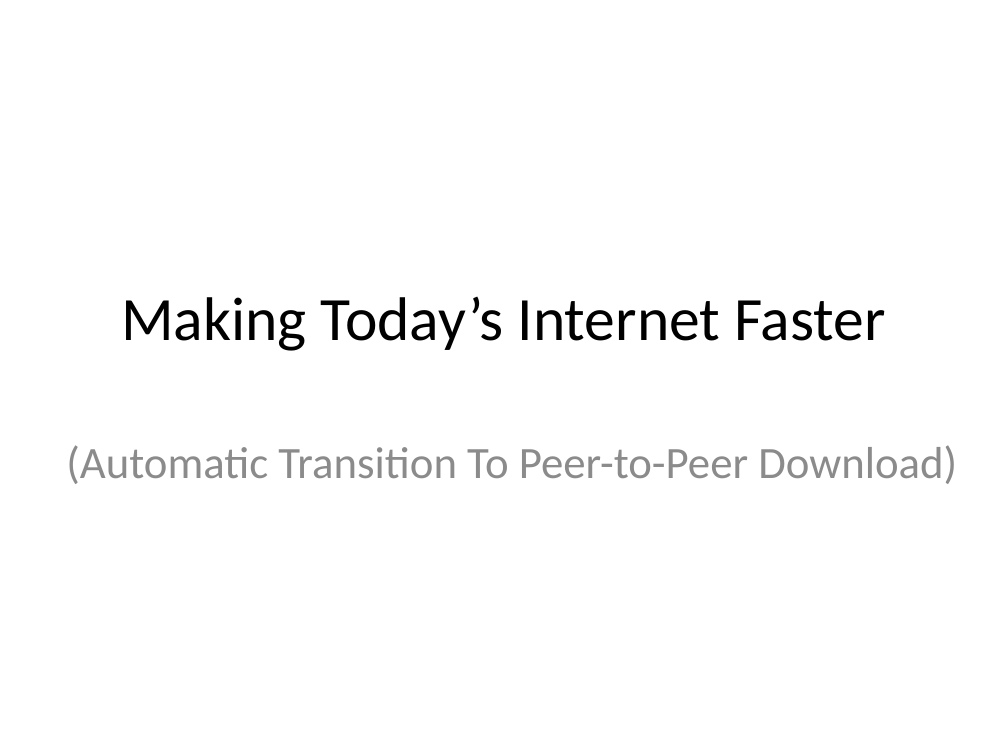
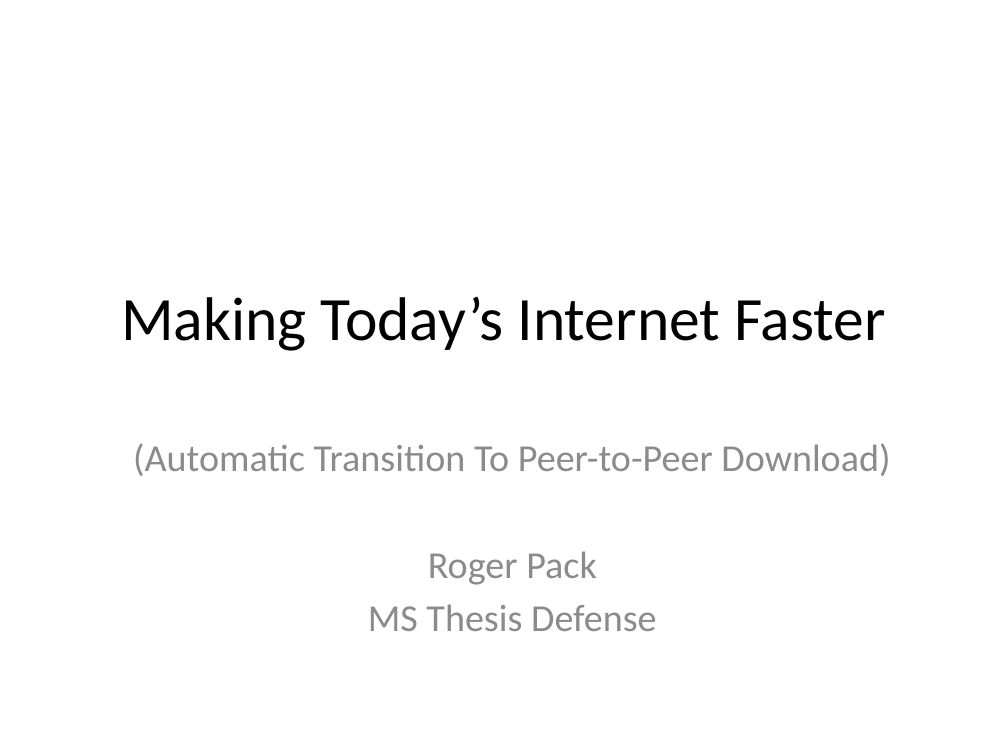
Before and after one commit to rdp/p2pwebclient, a slide deck: slide 1 of thesis_presentation/How to Make the Internet Faster.pptx. Drawn at 1008x756 pixels with LibreOffice and Linux fonts; fonts in the diff are those of the drawing. Boxes give left, top, right and bottom in pixels: in the first picture for what was removed or moved away, otherwise in the second. Text is boxed around its words. In the diff, an @@ line names an element or a change of style, - is before the commit and + after.

```diff
--- a/thesis_presentation/How to Make the Internet Faster.pptx
+++ b/thesis_presentation/How to Make the Internet Faster.pptx
@@ subtitle at <box>133,443,890,476</box>: size 32 to 27.2 pt in "(Automatic Transition To Peer-to-Peer Download)" @@
@@ subtitle at <box>368,551,657,631</box>: paragraphs added @@
+Roger Pack
+MS Thesis Defense
```
Also in this commit, not shown: 10 other slides changed, 1 slide added, 9 slides removed.
